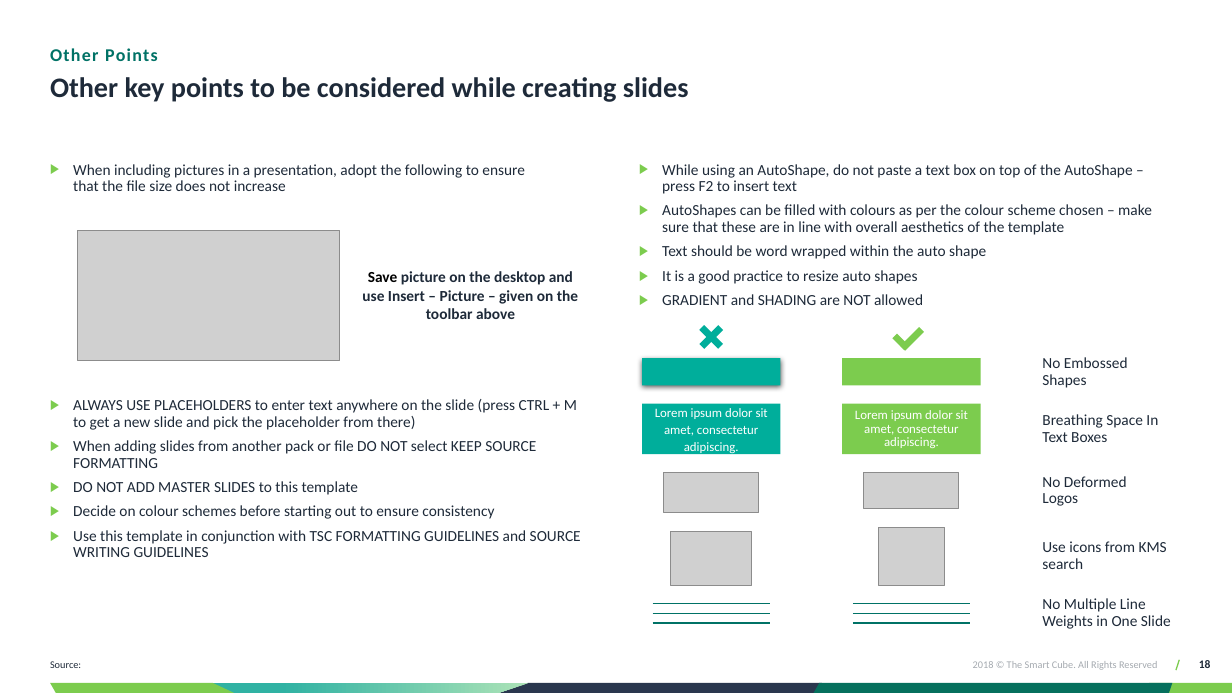
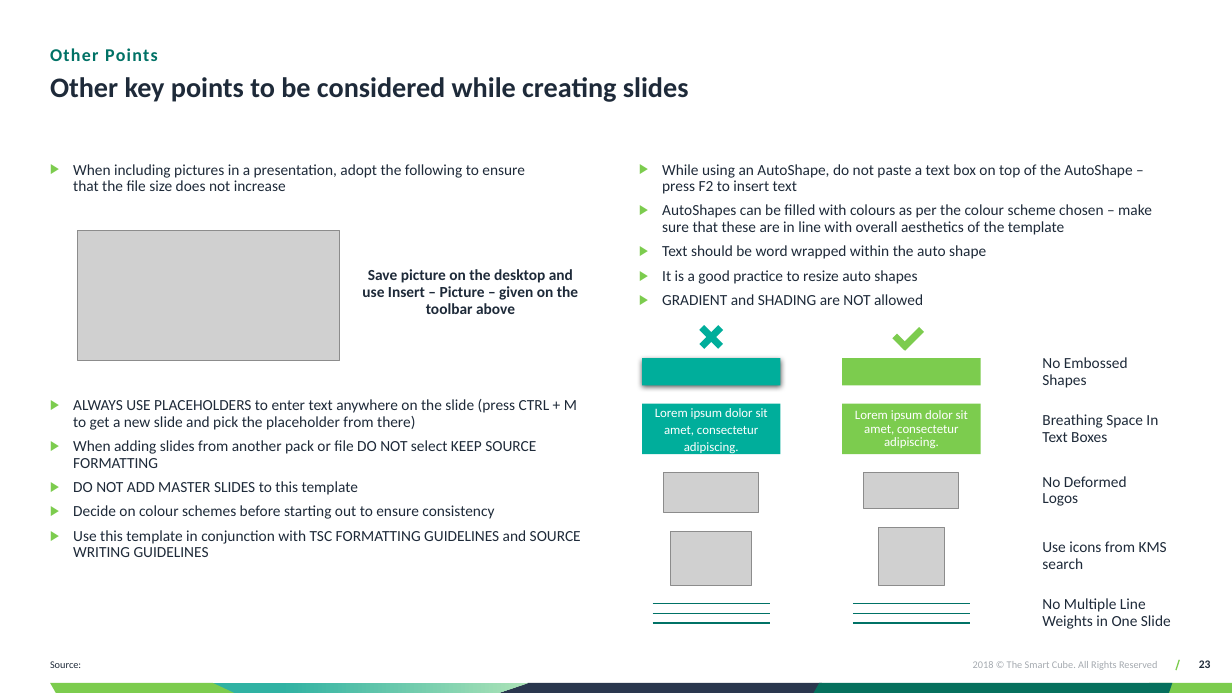
Before and after one commit to tdev131287/techandmate, a slide deck: slide 23 of TSCPPT_Addin/AppData/Template/Template_Automation.pptx (slide 18 before the commit). Drawn at 1232x693 pixels with LibreOffice and Linux fonts; fonts in the diff are those of the drawing; grey boxes stand for pictures; background and template pictures are left out. Boxes give left, top, right and bottom in pixels: in the first picture for what was removed or moved away, otherwise in the second. Text is boxed around its words. In the diff, an @@ line names an element or a change of style, - is before the commit and + after.

```diff
--- a/TSCPPT_Addin/AppData/Template/Template_Automation.pptx
+++ b/TSCPPT_Addin/AppData/Template/Template_Automation.pptx
@@ text "Save picture on the desktop ..." at box(362, 269, 578, 314): text colour #000000 to #1E2A39 in "Save"; line spacing 1 to 0.9; more space between paragraphs @@
@@ page number at box(1199, 660, 1211, 668): text changed @@
-18
+23
```
Also in this commit, not shown: 12 other slides changed, 6 slides added, 1 slide removed, 56 other files.
